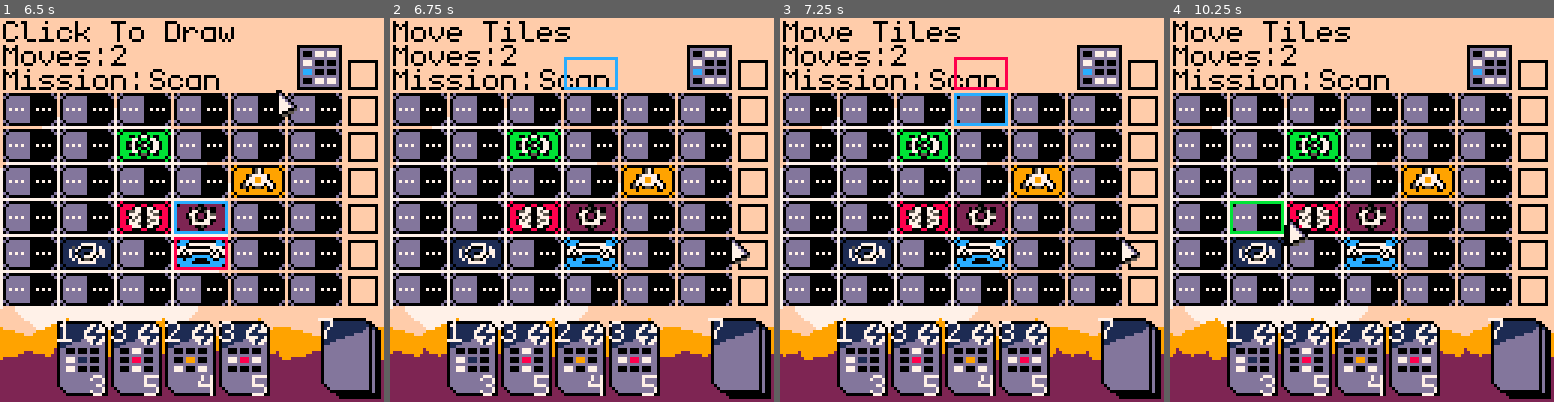
Above: before the commit, frames 1-4 (left to right).
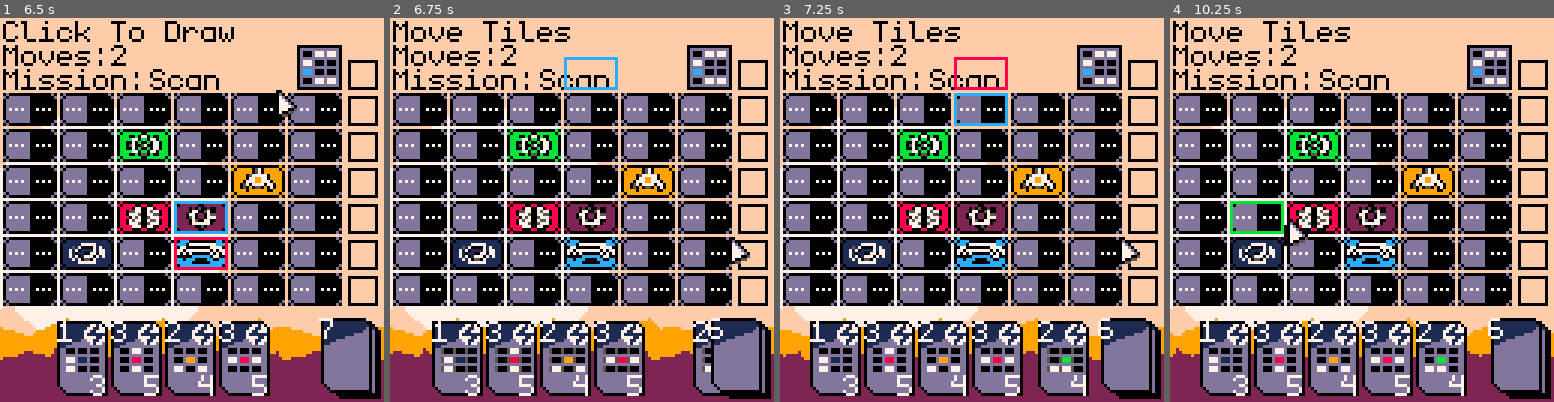
Above: after the commit, the same moments.

Repository: AkuraEx/Pico_Rove
Game: PICO-8 cartridge pico_rove.p8
The game is run twice, just before and just after one commit, with the same random seed, the same clock (stepped at 60 frames per second) and the same inputs.
Inputs (mouse positions are in pixels of both pictures, inside the frame that each line leads up to):
- Up to frame 1 (6.5 s): tap O (Z key) at 0.33, 1.07, 2.22, 3.72, 5.22 s; click (241, 121) at 0.67 s; tap Down at 0.7 s; click (307, 267) at 1.22 s; tap X (X key) at 1.43, 2.07, 2.82, 3.57, 4.32, 5.07, 5.82 s; click (69, 114) at 1.77 s; hold Up 1.97-2.63 s; click (130, 259) at 2.32 s; hold Right 2.68-3.02 s; click (195, 106) at 2.87 s; hold Down 3.07-3.73 s; click (257, 256) at 3.42 s; hold Left 3.78-4.12 s; click (322, 102) at 3.97 s; hold Up 4.17-4.5 s; click (84, 248) at 4.52 s; hold Left 4.55-5.05 s; click (145, 94) at 5.07 s; hold Right 5.1-5.93 s; click (211, 244) at 5.62 s; hold Up from 5.98 s (still down); click (272, 90) at 6.17 s
- Up to frame 2 (6.75 s): tap X (X key) at 6.57 s; release Up at 6.65 s; hold Right from 6.7 s (still down); click (727, 236) at 6.72 s; tap O (Z key) at 6.72 s
- Up to frame 3 (7.25 s): release Right at 7.03 s; hold Down from 7.08 s (still down)
- Up to frame 4 (10.25 s): click (1269, 83) at 7.27 s; tap X (X key) every 0.75 s from 7.32 to 9.57 s; release Down at 7.75 s; hold Left 7.8-8.13 s; click (1331, 229) at 7.82 s; hold Up 8.18-8.52 s; tap O (Z key) at 8.22, 9.72 s; click (1396, 79) at 8.37 s; hold Left 8.57-9.07 s; click (1458, 225) at 8.92 s; hold Right 9.12-9.95 s; click (1219, 71) at 9.47 s; hold Up from 10 s (still down); click (1285, 217) at 10.02 s

Frame 1 is identical in both runs. In frame 2, 8.0% of the frame differs, in the area x 10-88%, y 78-99%; in frame 3, 10%, in the area x 7-87%, y 78-99%; in frame 4, 9.3%.

Commit message:
Victory Condition

Diff:
--- a/abilities.lua
+++ b/abilities.lua
@@ -123,11 +123,11 @@
 
 -- Draw card if less than five
 function sensor(click)
-    if (btnp(5) or click) and deck.cardAmount > 0 and #hand < 5 then
+    if (btnp(5) or click) and #gamedeck.cards > 0 and #hand < 5 then
 
         board.boardState[s_row][s_col].used = 0
 
-        add(hand, deck:pop())
+        add(hand, gamedeck:pop())
 
         b_row_h = a_row_h
         b_col_h = a_col_h
@@ -197,11 +197,11 @@
                 if board:match(i, j) then
                     move = 0
                     if #hand > 0 do
-                        add(hand, deck:pop())
+                        add(hand, gamedeck:pop())
                     end
                     card_phase = true
                     ability_selected = false
-                    add(deck.completed, current_mission)
+                    add(gamedeck.completed, current_mission)
                     current_mission = mission_deck:pop_mission()
                     info = "pLay cArd"
                     module = EMPTY
--- a/controls.lua
+++ b/controls.lua
@@ -106,8 +106,8 @@
             for j = 0, 3 do
                 if board:match(i, j) then
                     move = 0
-                    if gamedeck.cardAmount > 0 do
-                        add(hand, deck:pop())
+                    if #gamedeck.cards > 0 do
+                        add(hand, gamedeck:pop())
                     end
                     card_phase = true
                     board_phase = false
@@ -118,16 +118,19 @@
             end
         end
 
-    if move == 0 and #hand == 0 then
-        INGAME = false
-        GAMEOVER = true
-    elseif move == 0 then
-        card_phase = true
-        board_phase = false
-        module = EMPTY
-        info = "pLAY cARD"
-        c_h = 1
-    end
+        if #gamedeck.completed == 7 then
+            INGAME = false
+            WIN = true
+        elseif move == 0 and #hand == 0 then
+            INGAME = false
+            GAMEOVER = true
+        elseif move == 0 then
+            card_phase = true
+            board_phase = false
+            module = EMPTY
+            info = "pLAY cARD"
+            c_h = 1
+        end
 
     -- If Ability Selected
     elseif (btnp(5) or click) and board.boardState[b_row_h][b_col_h].type ~= EMPTY and board.boardState[b_row_h][b_col_h].used ~= 0 then
--- a/deck.lua
+++ b/deck.lua
@@ -1,7 +1,5 @@
 -- Deck Class
 deck={
-    cardAmount = 12,
-    missionCardAmount = 8,
     y = 100,
     x = 106,
     cards = {},
@@ -23,10 +21,10 @@
 
     -- draw cards left to screen
     draw = function(self)
-        if self.cardAmount ~= 0 then
+        if #self.cards ~= 0 then
             spr(self.spr, self.x, self.y, self.spr_x, self.spr_y)
         end
-        print(self.cardAmount, self.x, self.y, WHITE)
+        print(#self.cards, self.x, self.y, WHITE)
 
         for i = 1, 7 do
             rect(116, (12 * i) + 2, 125, (12 * i) + 11, BLACK)
@@ -50,23 +48,21 @@
 
     -- pop function
     pop = function(self)
-        card = self.cards[self.cardAmount]
-        deli(self.cards, self.cardAmount)
-        self.cardAmount -= 1
+        card = self.cards[#self.cards]
+        deli(self.cards, #self.cards)
         return card
     end,
 
     -- pop mission
     pop_mission = function(self)
-        mission = self.missionCards[self.missionCardAmount]
-        deli(self.missionCards, self.missionCardAmount)
-        self.missionCardAmount -= 1
+        mission = self.missionCards[#self.missionCards]
+        deli(self.missionCards, #self.missionCards)
         return mission
     end,
 
     -- shuffle function
     shuffle = function(self)
-        for i = self.cardAmount, 2, -1 do
+        for i = #self.cards, 2, -1 do
             j = flr(rnd(i)) + 1
             self.cards[i], self.cards[j] = self.cards[j], self.cards[i]
         end
@@ -74,7 +70,7 @@
 
     -- shuffle missions function
     shuffle_missions = function(self)
-        for i = self.missionCardAmount, 2, -1 do
+        for i = #self.missionCards, 2, -1 do
             j = flr(rnd(i)) + 1
             self.missionCards[i], self.missionCards[j] = self.missionCards[j], self.missionCards[i]
         end
@@ -83,6 +79,14 @@
 
     -- All 12 Movement Cards Hardcoded
     init = function(self)
+        -- resetting
+        for i = 1, #self.cards do
+            deli(self.cards, #self.cards)
+        end
+        for i = 1, #self.completed do
+            deli(self.completed, #self.completed)
+        end
+
         -- Card 1
         add(self.cards, card:new({
         value = 3,
@@ -217,6 +221,9 @@
 
     -- Initialize Mission Cards
     init_missions = function(self)
+        for i = 1, #self.missionCards do
+            deli(self.missionCards, #self.missionCards)
+        end
 
         -- Boost Mission : 1
         add(self.missionCards, missioncard:new({
--- a/definitions.lua
+++ b/definitions.lua
@@ -48,5 +48,6 @@
 INGAME = false
 GAMEOVER = false
 MAINMENU = true
+WIN = false
 
 counter = 0
--- a/helper.lua
+++ b/helper.lua
@@ -37,7 +37,6 @@
 double_click_threshold = 0.5  -- Time window in seconds for double-selection
 
 -- Mission system variables
-mission_deck = nil
 current_mission = nil
 
 function start_game()
@@ -242,6 +241,5 @@
 double_click_threshold = 0.5  -- Time window in seconds for double-selection
 
 -- Mission system variables
-mission_deck = nil
 current_mission = nil
 end
--- a/menu.lua
+++ b/menu.lua
@@ -64,3 +64,32 @@
     print("tRY aGAIN", 38, 97, WHITE)
     print("mAIN mENU", 38, 107, WHITE)
 end
+
+-- Victory menu
+
+function update_win()
+    local mouse_x = stat(32)
+    local mouse_y = stat(33)
+
+    wincontrols()
+
+    if mouse_y >= 106 and mouse_y <= 116 and mouse_x >= 31 and mouse_x <= 97 then
+        menu_select = 1
+    elseif mouse_y >= 96 and mouse_y <= 106 and mouse_x >= 31 and mouse_x <= 97 then
+        menu_select = 0
+    end
+end
+
+function draw_win()
+    rectfill(30, 30, 98, 50, BLACK)
+    rect(29, 29, 99, 51, GREY)
+    print("gOOD jOB!", 38, 32, WHITE)
+    print("yOU wON!", 41, 41, WHITE)
+
+    rectfill(30, 95, 98, 115, BLACK)
+
+    rectfill(31, 96 + (menu_select * 10), 97, 104 + (menu_select * 10), LAVENDER)
+
+    print("pLAY aGAIN", 38, 97, WHITE)
+    print("mAIN mENU", 38, 107, WHITE)
+end
--- a/menucontrols.lua
+++ b/menucontrols.lua
@@ -38,3 +38,29 @@
         menu_select = 0
     end
 end
+
+function wincontrols()
+    click = left_click()
+
+    if btnp(2) and menu_select > 0 then
+        menu_select -= 1
+    -- down
+    elseif btnp(3) and menu_select < 1 then
+        menu_select += 1
+    end
+
+    -- Retry Game
+    if (btnp(5) or (click and stat(33) >= 96 and stat(33) <= 106 and stat(32) >= 31 and stat(32) <= 97))and menu_select == 0 then
+        WIN = false
+        INGAME = true
+        menu_select = 0
+        start_game()
+    end
+
+    -- Main Menu
+    if (btnp(5) or (click and stat(33) >= 106 and stat(33) <= 117 and stat(32) >= 31 and stat(32) <= 97))and menu_select == 1 then
+        WIN = false
+        MAINMENU = true
+        menu_select = 0
+    end
+end
--- a/rove.lua
+++ b/rove.lua
@@ -19,6 +19,8 @@
     update_game()
     elseif GAMEOVER do
     update_gameover()
+    elseif WIN do
+    update_win()
     end
 
     counter += 1
@@ -38,6 +40,9 @@
     elseif GAMEOVER do
     draw_screen()
     draw_gameover()
+    elseif WIN do
+    draw_screen()
+    draw_win()
     end
 
     draw_mouse()
